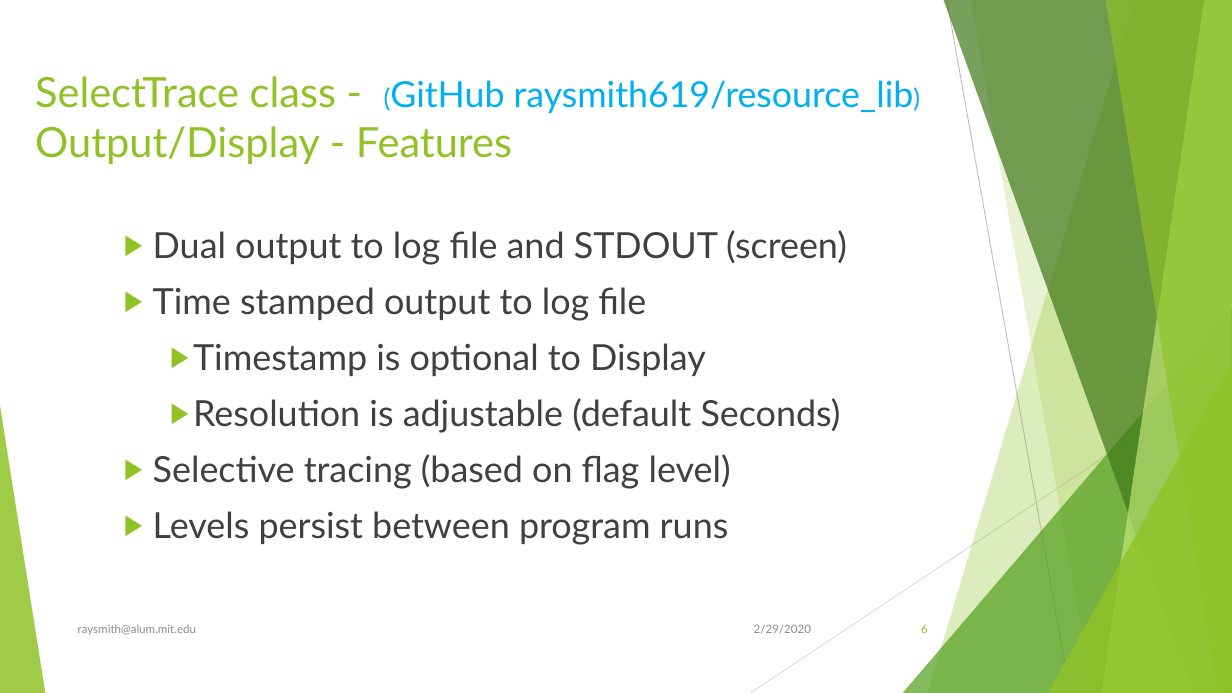
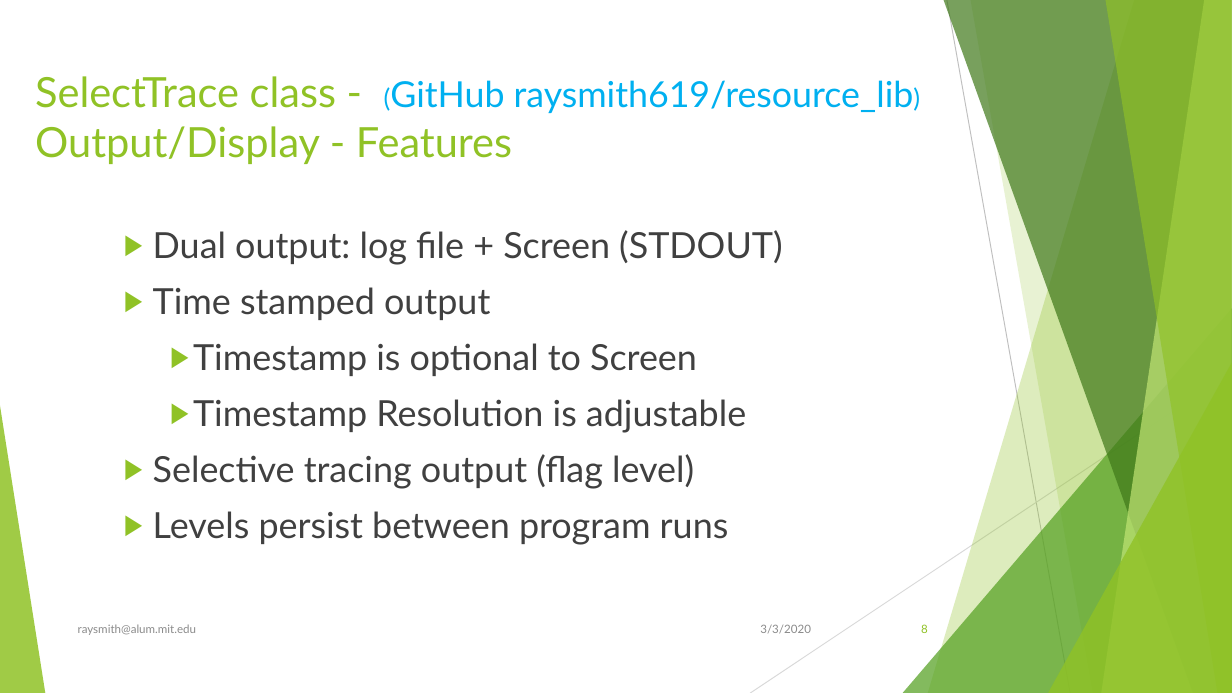
Before and after one commit to raysmith619/resource_lib, a slide deck: slide 8 of Docs/Program_Logging_Tracing.pptx (slide 6 before the commit). Drawn at 1232x693 pixels with LibreOffice and Linux fonts; fonts in the diff are those of the drawing. Boxes give left, top, right and bottom in pixels: in the first picture for what was removed or moved away, otherwise in the second. Text is boxed around its words. In the diff, an @@ line names an element or a change of style, - is before the commit and + after.

```diff
--- a/Docs/Program_Logging_Tracing.pptx
+++ b/Docs/Program_Logging_Tracing.pptx
@@ text at bbox=[153, 230, 782, 489]: text changed @@
-  ▶ Dual output to log file and STDOUT (screen)
-  ▶ Time stamped output to log file
-    ▶ Timestamp is optional to Display
-    ▶ Resolution is adjustable (default Seconds)
-  ▶ Selective tracing (based on flag level)
+  ▶ Dual output: log file + Screen (STDOUT)
+  ▶ Time stamped output
+    ▶ Timestamp is optional to Screen
+    ▶ Timestamp Resolution is adjustable
+  ▶ Selective tracing output (flag level)
@@ text at bbox=[760, 624, 811, 634]: text changed @@
-2/29/2020
+3/3/2020
```
Also in this commit, not shown: 16 other slides changed, 2 slides added.
